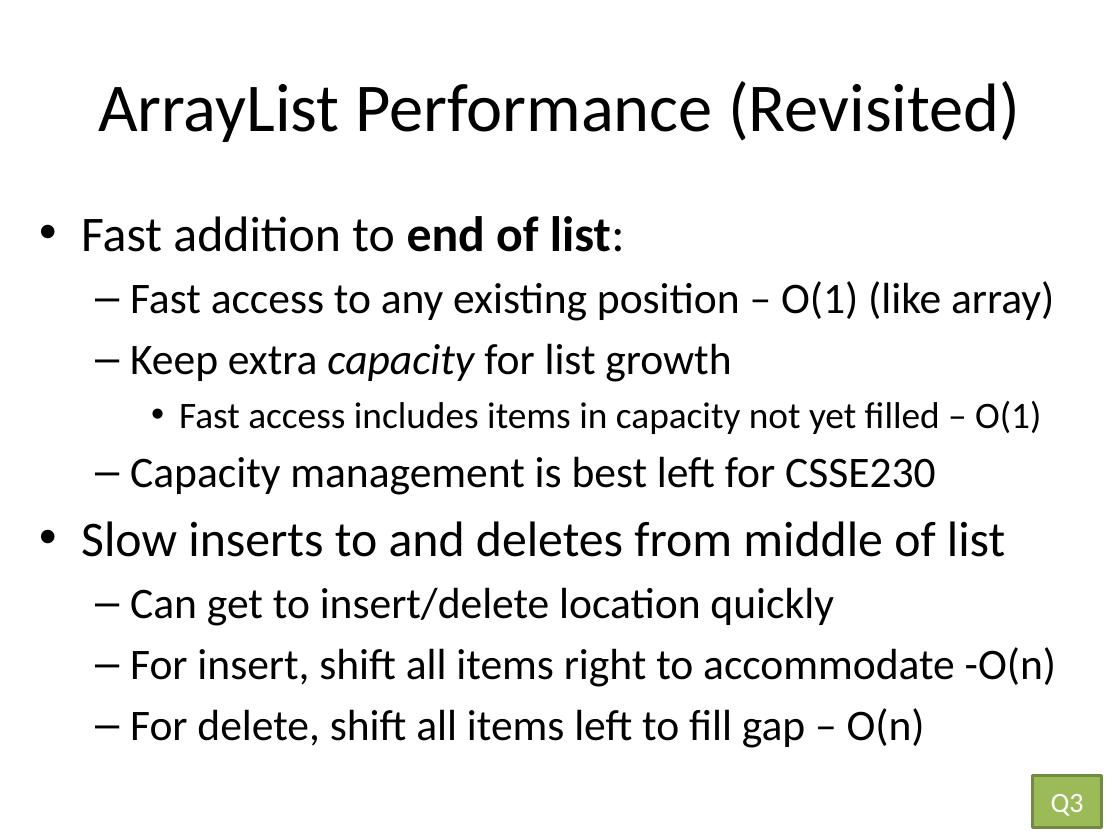
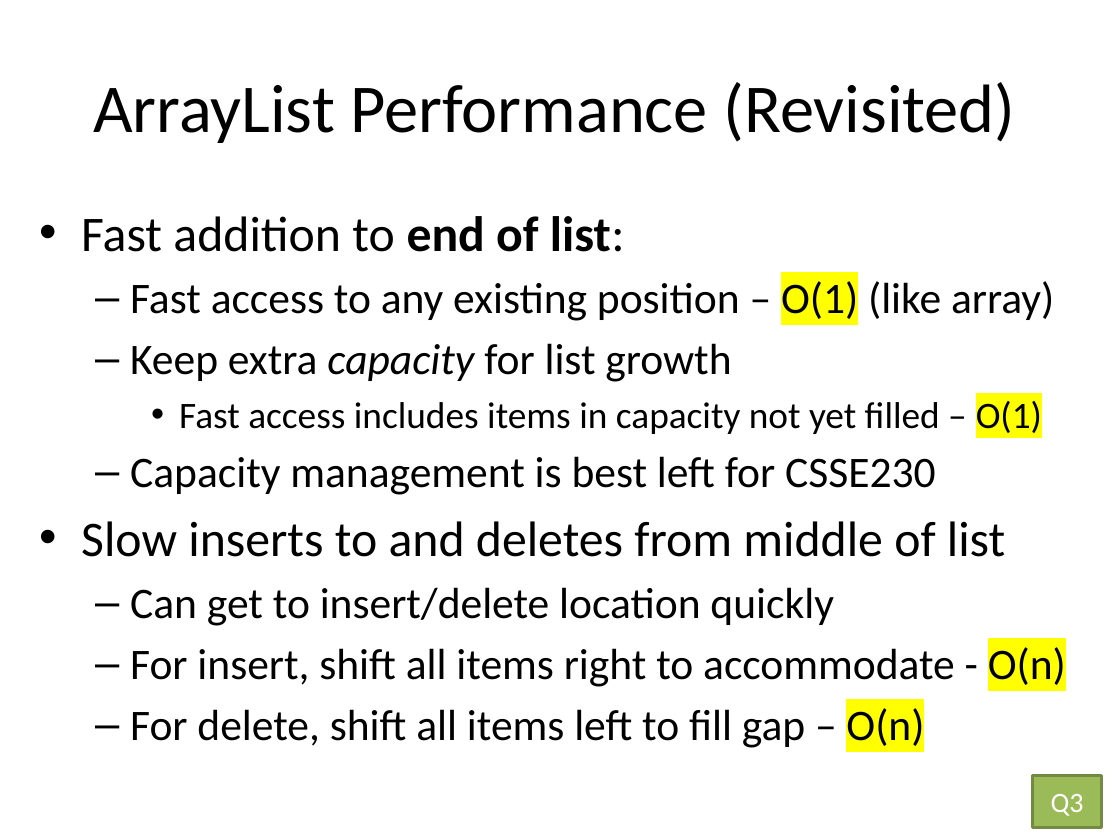
Before and after one commit to RHIT-CSSE/csse220, a slide deck: slide 28 of ClassMaterials/LinkedLists/Slides/LinkedLists.pptx (slide 21 before the commit). Drawn at 1120x840 pixels with LibreOffice and Linux fonts; fonts in the diff are those of the drawing. Boxes give left, top, right and bottom in pixels: in the first picture for what was removed or moved away, otherwise in the second. Text is boxed around its words. In the diff, an @@ line names an element or a change of style, - is before the commit and + after.

```diff
--- a/ClassMaterials/LinkedLists/Slides/LinkedLists.pptx
+++ b/ClassMaterials/LinkedLists/Slides/LinkedLists.pptx
@@ title "ArrayList Performance (Revisited)": place and size @@
-title "ArrayList Performance (Revisited)" at box(98, 81, 1020, 142)
+title "ArrayList Performance (Revisited)" at box(93, 82, 1015, 143)
@@ text at box(130, 281, 1054, 748): highlight none to #FFFF00 in "O(1)", "O(1)", "O(n)" @@
@@ text at box(130, 647, 1066, 687): spaces changed @@
-  – For insert, shift all items right to accommodate -O(n)
+  – For insert, shift all items right to accommodate - O(n)
```
Also in this commit, not shown: 7 other slides changed, 9 slides added, 3 slides removed.
